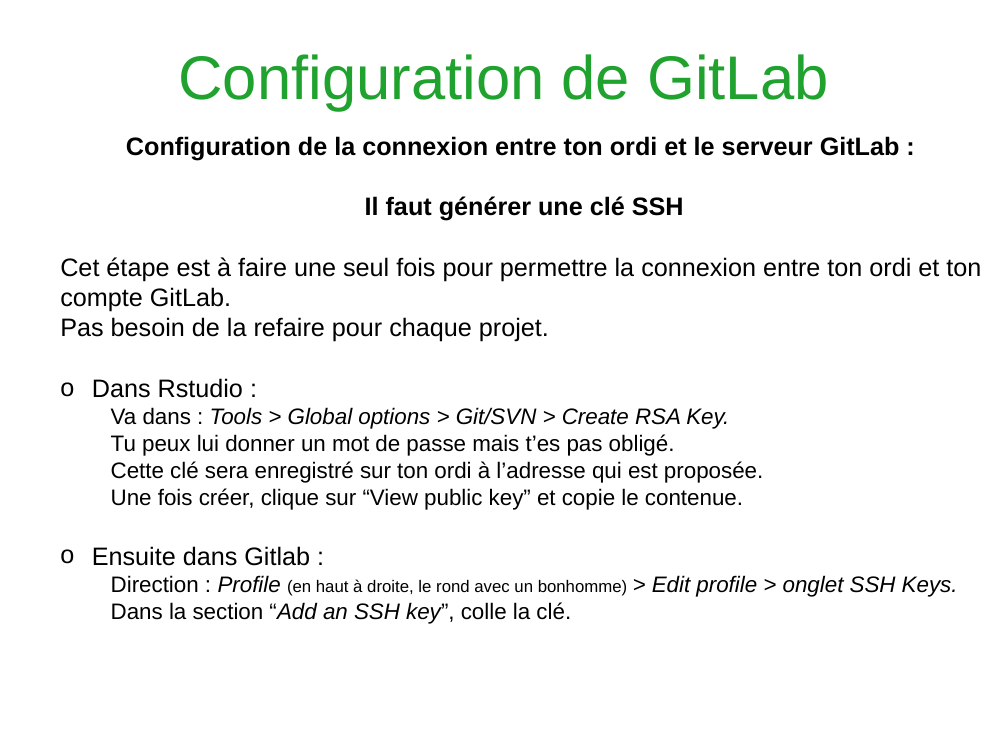
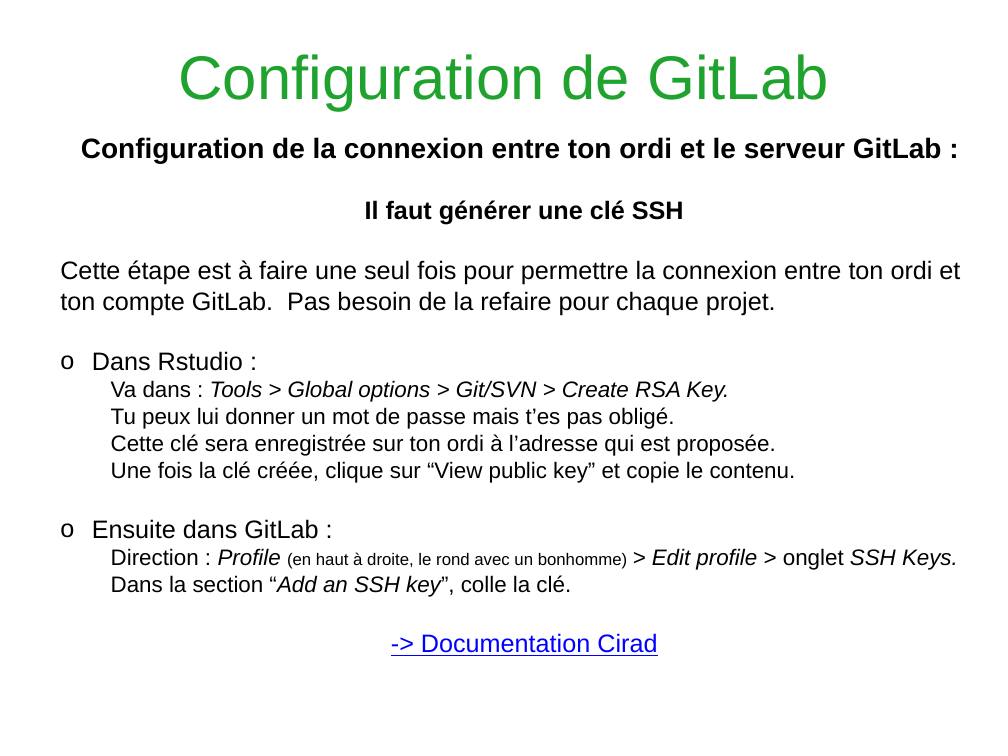
Before and after one commit to Heuclin/Git-sur-Rstudio, a slide deck: slide 8 of Présentation_gitlab_Rstudio.pptx. Drawn at 1008x756 pixels with LibreOffice and Linux fonts; fonts in the diff are those of the drawing; background and template pictures are left out. Boxes give left, top, right and bottom in pixels: in the first picture for what was removed or moved away, otherwise in the second. Text is boxed around its words. In the diff, an @@ line names an element or a change of style, - is before the commit and + after.

```diff
--- a/Présentation_gitlab_Rstudio.pptx
+++ b/Présentation_gitlab_Rstudio.pptx
@@ text at bbox=[81, 137, 958, 570]: size 18 to 20 pt in "Configuration de la connexion entre ton ordi ..."; italic off in "onglet" @@
@@ text at bbox=[60, 260, 960, 315]: text changed @@
-Cet étape est à faire une seul fois pour permettre la connexion entre ton ordi et ton compte GitLab.
-Pas besoin de la refaire pour chaque projet.
+Cette étape est à faire une seul fois pour permettre la connexion entre ton ordi et ton compte GitLab. Pas besoin de la refaire pour chaque projet.
@@ text at bbox=[92, 434, 796, 539]: text changed @@
-  Cette clé sera enregistré sur ton ordi à l’adresse qui est proposée.
-  Une fois créer, clique sur “View public key” et copie le contenue.
-o Ensuite dans Gitlab :
+  Cette clé sera enregistrée sur ton ordi à l’adresse qui est proposée.
+  Une fois la clé créée, clique sur “View public key” et copie le contenu.
+o Ensuite dans GitLab :
@@ text at bbox=[421, 633, 657, 656]: paragraph added @@
+-> Documentation Cirad
```
Also in this commit, not shown: 13 other slides changed, 1 slide added, 7 other files.
